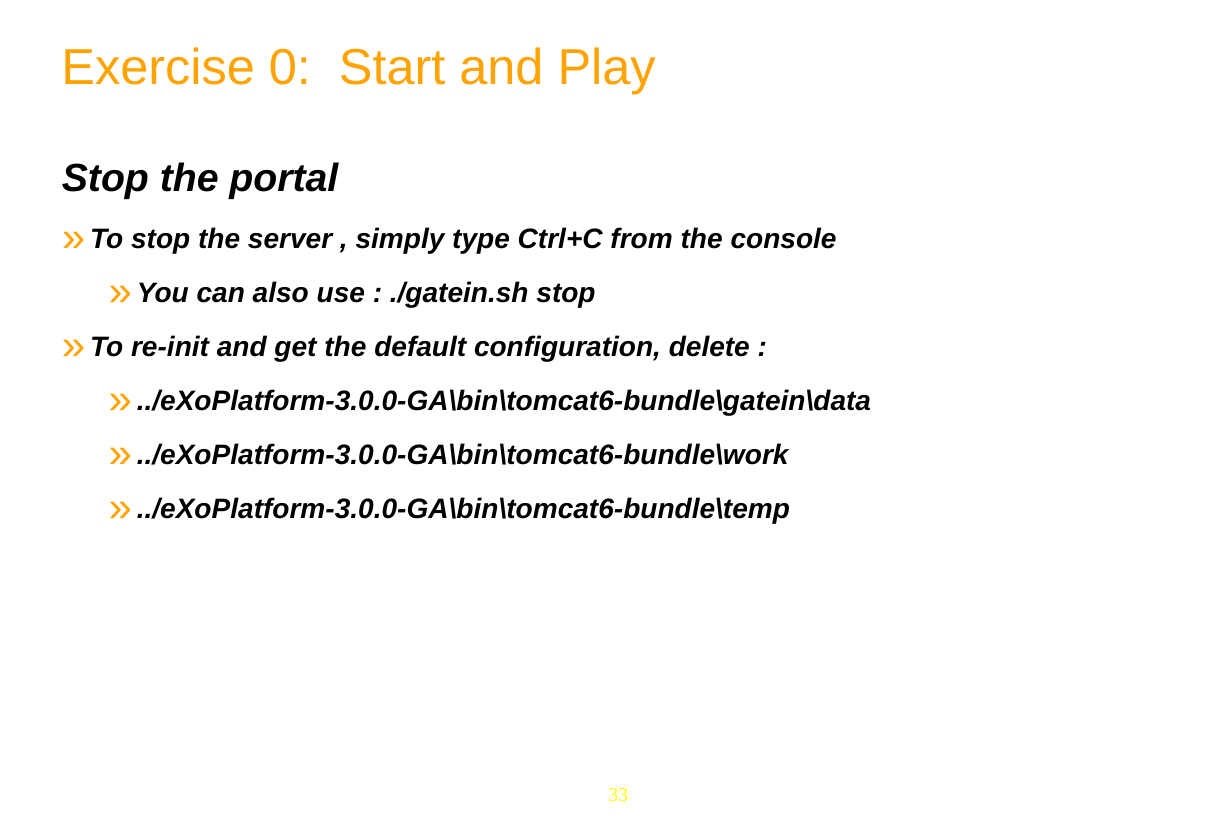
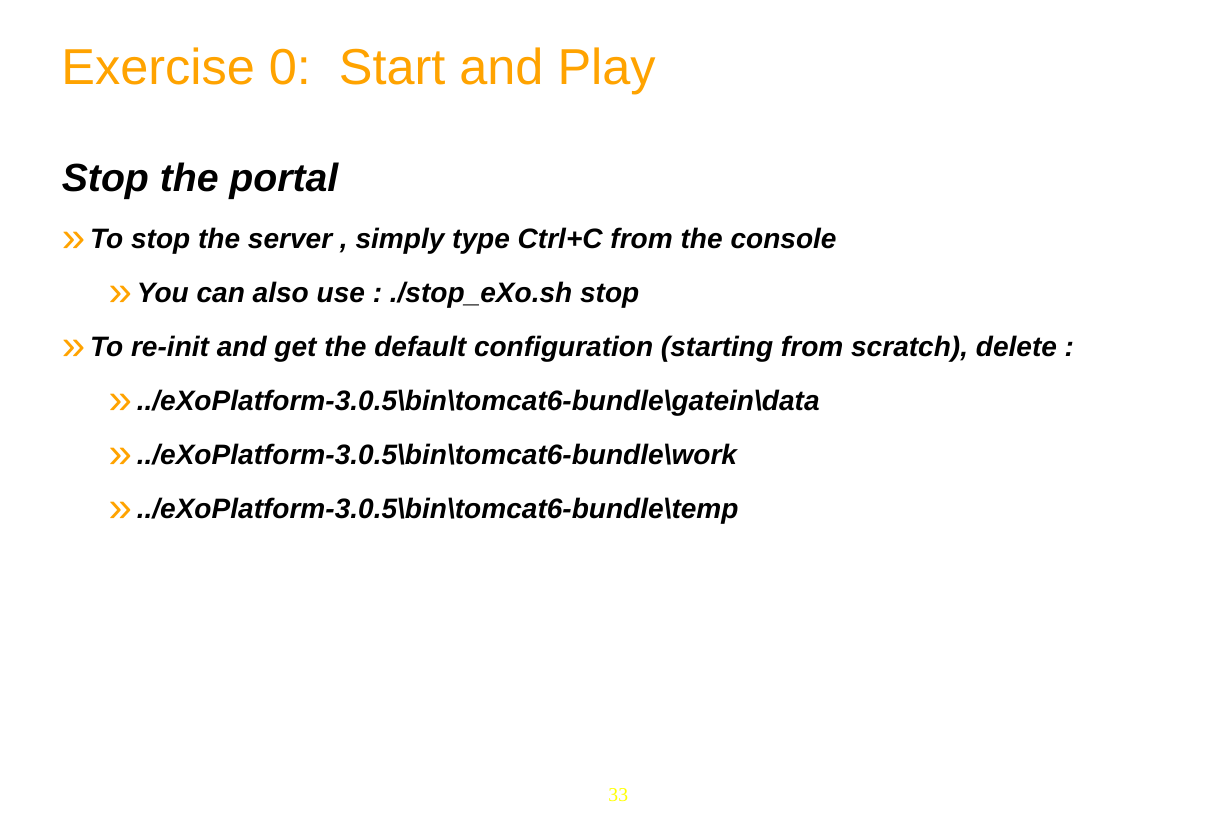
Before and after one commit to anhvurz90/training, a slide deck: slide 33 of slides/exo-fundamentals/en/030-Portal-Intro-XFund-en.pptx. Drawn at 1232x835 pixels with LibreOffice and Linux fonts; fonts in the diff are those of the drawing; background and template pictures are left out. Boxes give left, top, right and bottom in pixels: in the first picture for what was removed or moved away, otherwise in the second. Text is boxed around its words. In the diff, an @@ line names an element or a change of style, - is before the commit and + after.

```diff
--- a/slides/exo-fundamentals/en/030-Portal-Intro-XFund-en.pptx
+++ b/slides/exo-fundamentals/en/030-Portal-Intro-XFund-en.pptx
@@ text at box(90, 281, 1057, 523): text changed @@
-  » You can also use : ./gatein.sh stop
-» To re-init and get the default configuration, delete :
-  » ../eXoPlatform-3.0.0-GA\bin\tomcat6-bundle\gatein\data
-  » ../eXoPlatform-3.0.0-GA\bin\tomcat6-bundle\work
-  » ../eXoPlatform-3.0.0-GA\bin\tomcat6-bundle\temp
+  » You can also use : ./stop_eXo.sh stop
+» To re-init and get the default configuration (starting from scratch), delete :
+  » ../eXoPlatform-3.0.5\bin\tomcat6-bundle\gatein\data
+  » ../eXoPlatform-3.0.5\bin\tomcat6-bundle\work
+  » ../eXoPlatform-3.0.5\bin\tomcat6-bundle\temp
```
Also in this commit, not shown: 3 other slides changed.
